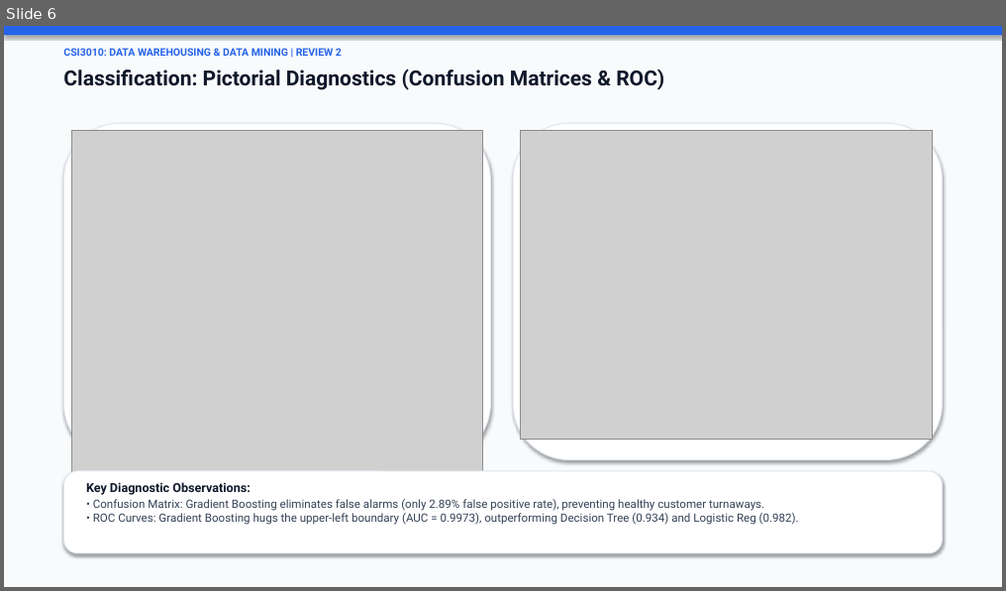
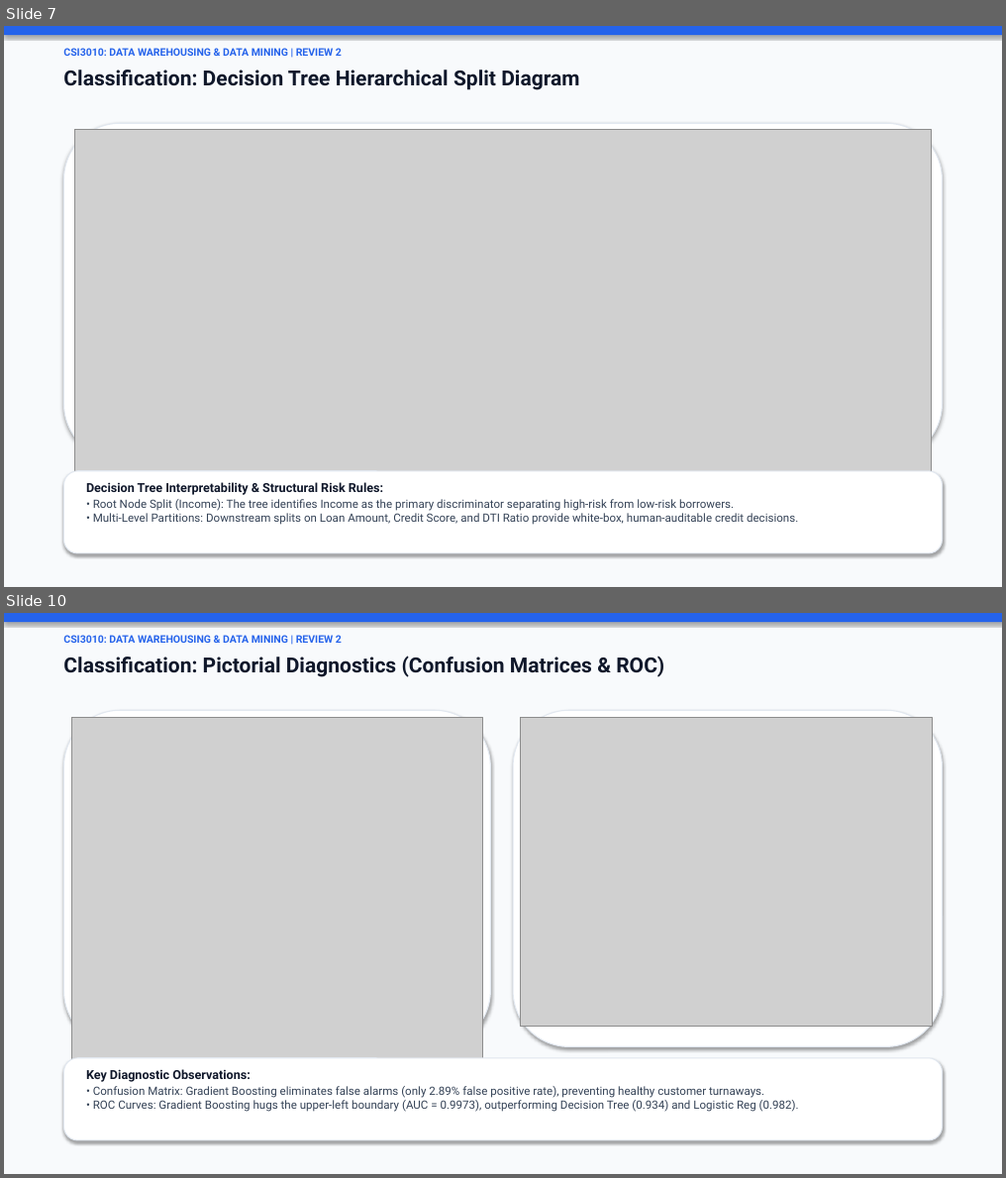
Before and after one commit to MahaprabhuK/Byte_Brigades_Loan_Default, a slide deck: Review2_ByteBrigades_LoanDefault.pptx. Shown one above the other, each under a label of ours: slide 6 before the commit, slides 7 and 10 after it; the slides between them are not shown. The pictures are 1006x591 and 1006x1178 pixels, drawn with LibreOffice and Linux fonts; fonts in the diff are those of the drawing; grey boxes stand for pictures. Boxes give left, top, right and bottom in pixels: in the first picture for what was removed or moved away, otherwise in the second. Text is boxed around its words. In the diff, an @@ line names an element or a change of style, - is before the commit and + after.

Commit message:
feat(presentation): add multi-algorithm comparative visuals across classification, clustering, association rules, and prediction

```diff
--- a/Review2_ByteBrigades_LoanDefault.pptx
+++ b/Review2_ByteBrigades_LoanDefault.pptx
@@ slide 7 added at (4, 26, 1002, 587), background #F8FAFC @@
@@ rectangle added at (4, 26, 1002, 35), fill #2563EB @@
@@ text added at (63, 48, 342, 56), 10 pt, text #2563EB, bold @@
+CSI3010: DATA WAREHOUSING & DATA MINING | REVIEW 2
@@ text added at (63, 70, 579, 90), 20 pt, text #0F172A, bold @@
+Classification: Decision Tree Hierarchical Split Diagram
@@ rounded rectangle added at (63, 123, 943, 461), fill #FFFFFF, outline #E2E8F0 1 pt @@
@@ picture added at (75, 129, 931, 497) @@
@@ rounded rectangle added at (63, 472, 943, 554), fill #FFFFFF, outline #E2E8F0 1 pt @@
@@ text added at (86, 482, 798, 525), 11 pt, text #334155 @@
+Decision Tree Interpretability & Structural Risk Rules:
+• Root Node Split (Income): The tree identifies Income as the primary discriminator separating high-risk from low-risk borrowers.
+• Multi-Level Partitions: Downstream splits on Loan Amount, Credit Score, and DTI Ratio provide white-box, human-auditable credit decisions.
@@ what was slide 6 is now slide 10 @@
```
Also in this commit, not shown: 1 slide changed, 6 other slides added, 11 other files.
